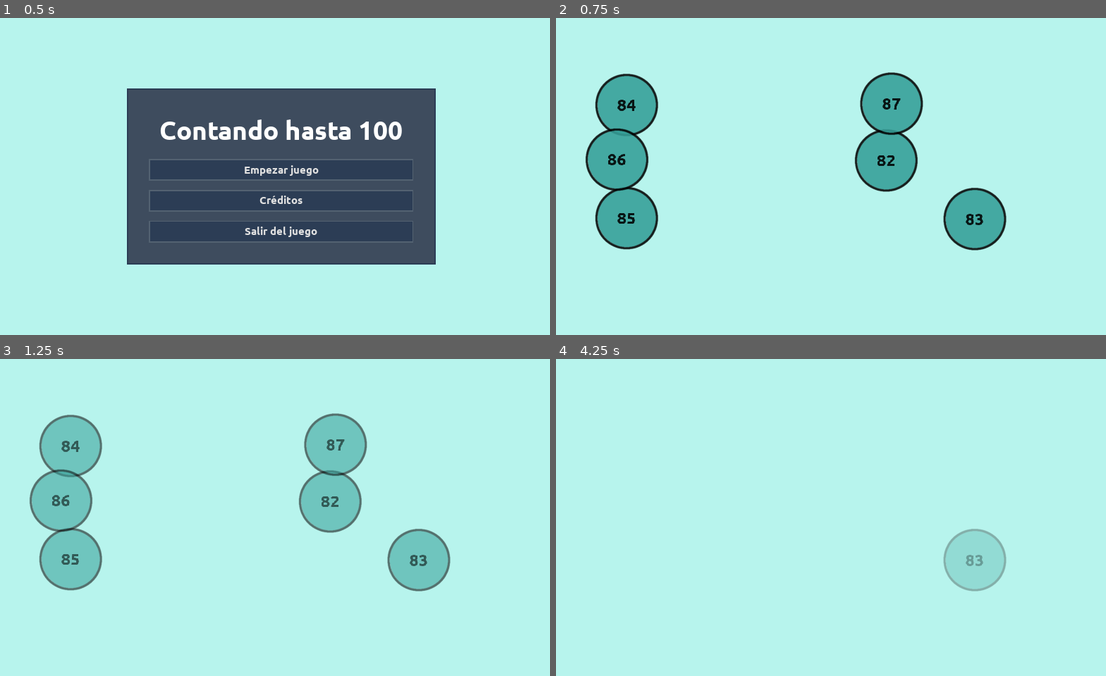
Above: before the commit, frames 1-4 (two rows, left to right).
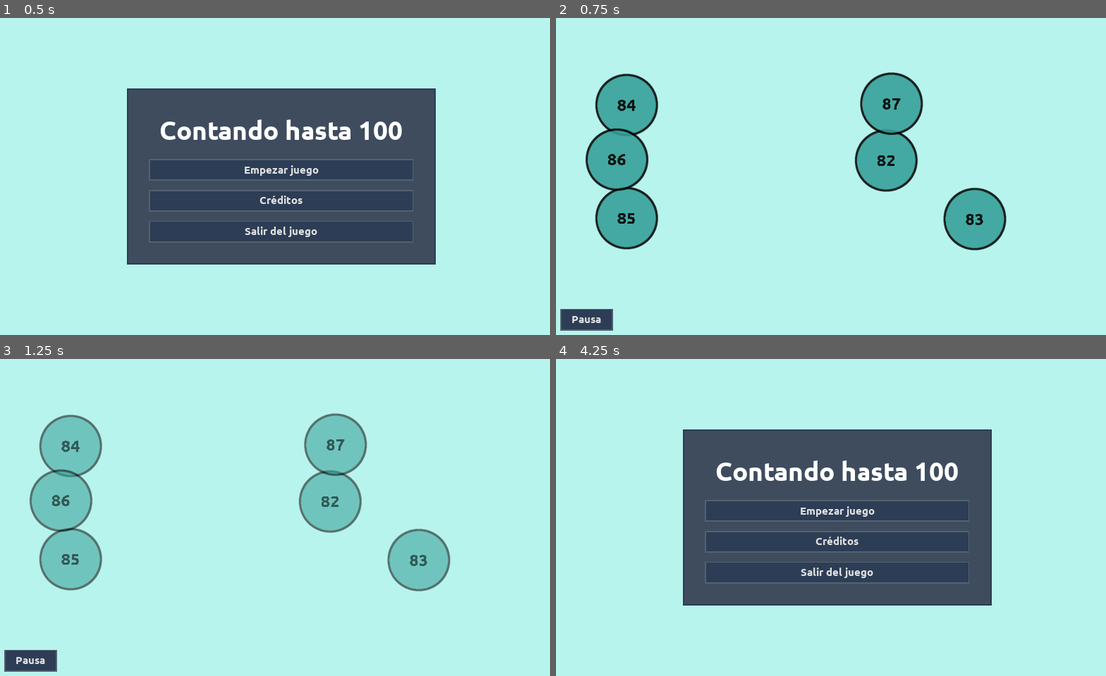
Above: after the commit, the same moments.

Repository: moisesjbc/contando-hasta-100
Game: Godot game, scene res://gui/main_menu/main_menu.tscn
Same seed, same stepped clock (60 frames per second), same inputs: the game is played once before the commit and once after it.
Inputs (mouse positions are in pixels of both pictures, inside the frame that each line leads up to):
- Up to frame 1 (0.5 s): no input
- Up to frame 2 (0.75 s): click "Empezar juego" at 0.5 s
- Up to frame 3 (1.25 s): no input
- Up to frame 4 (4.25 s): click (589, 660) at 1.25 s, where only the run after the commit has a clickable "Pausa"; click (836, 520) at 2 s, where only the run after the commit has a clickable "Volver al juego"; click (589, 660) at 2.75 s, where only the run after the commit has a clickable "Pausa"; click (836, 546) at 3.5 s, where only the run after the commit has a clickable "Menú principal"

Frame 1 is identical in both runs. In frame 2, 0.7% of the frame differs, in the area x 0-11%, y 91-99%; in frame 3, 0.7%; in frame 4, 32%, in the area x 23-82%, y 22-78%.

Commit message:
Add pause menu

Diff:
--- /dev/null
+++ b/godot-project/gameplay/gui/pause_menu.gd
@@ -0,0 +1,25 @@
+extends Control
+
+
+func set_paused(paused: bool):
+	get_tree().paused = paused
+	$center_container.visible = paused
+
+
+func _on_resume_game_button_pressed():
+	set_paused(false)
+
+
+func _on_return_to_main_menu_button_pressed():
+	set_paused(false)
+	get_tree().change_scene("res://gui/main_menu/main_menu.tscn")
+
+
+
+func _on_restart_button_pressed():
+	set_paused(true)
+
+
+func _input(event):
+	if not get_tree().paused and event is InputEventKey and event.scancode == KEY_ESCAPE:
+		set_paused(true)
--- /dev/null
+++ b/godot-project/gameplay/gui/pause_menu.tscn
@@ -0,0 +1,78 @@
+[gd_scene load_steps=6 format=2]
+
+[ext_resource path="res://gui/panel/panel.tscn" type="PackedScene" id=1]
+[ext_resource path="res://fonts/Ubuntu-B.ttf" type="DynamicFontData" id=2]
+[ext_resource path="res://gui/button/button.tscn" type="PackedScene" id=3]
+[ext_resource path="res://gameplay/gui/pause_menu.gd" type="Script" id=4]
+
+[sub_resource type="DynamicFont" id=1]
+size = 30
+font_data = ExtResource( 2 )
+
+[node name="pause_menu" type="Control"]
+pause_mode = 2
+anchor_right = 1.0
+anchor_bottom = 1.0
+script = ExtResource( 4 )
+
+[node name="center_container" type="CenterContainer" parent="."]
+visible = false
+anchor_right = 1.0
+anchor_bottom = 1.0
+
+[node name="panel" parent="center_container" instance=ExtResource( 1 )]
+margin_top = 260.0
+margin_bottom = 460.0
+rect_min_size = Vector2( 600, 200 )
+
+[node name="margin_container" type="MarginContainer" parent="center_container/panel"]
+anchor_right = 1.0
+anchor_bottom = 1.0
+custom_constants/margin_right = 10
+custom_constants/margin_top = 10
+custom_constants/margin_left = 10
+custom_constants/margin_bottom = 10
+
+[node name="vbox_container" type="VBoxContainer" parent="center_container/panel/margin_container"]
+margin_left = 10.0
+margin_top = 10.0
+margin_right = 590.0
+margin_bottom = 190.0
+custom_constants/separation = 10
+
+[node name="title" type="Label" parent="center_container/panel/margin_container/vbox_container"]
+margin_right = 580.0
+margin_bottom = 60.0
+size_flags_horizontal = 3
+size_flags_vertical = 3
+custom_fonts/font = SubResource( 1 )
+text = "PAUSA"
+align = 1
+valign = 1
+
+[node name="resume_game_button" parent="center_container/panel/margin_container/vbox_container" instance=ExtResource( 3 )]
+margin_top = 70.0
+margin_right = 580.0
+margin_bottom = 120.0
+text = "Volver al juego"
+
+[node name="return_to_main_menu_button" parent="center_container/panel/margin_container/vbox_container" instance=ExtResource( 3 )]
+margin_top = 130.0
+margin_right = 580.0
+margin_bottom = 180.0
+text = "Menú principal"
+
+[node name="pause_button" parent="." instance=ExtResource( 3 )]
+anchor_left = 1.0
+anchor_top = 1.0
+anchor_right = 1.0
+anchor_bottom = 1.0
+margin_left = -1269.0
+margin_top = -60.0
+margin_right = -1149.0
+margin_bottom = -10.0
+text = "Pausa"
+
+[connection signal="pressed" from="center_container/panel/margin_container/vbox_container/resume_game_button" to="." method="_on_resume_game_button_pressed"]
+[connection signal="pressed" from="center_container/panel/margin_container/vbox_container/return_to_main_menu_button" to="." method="_on_return_to_main_menu_button_pressed"]
+[connection signal="pressed" from="pause_button" to="." method="_on_restart_button_pressed"]
--- a/godot-project/gameplay/main/main.tscn
+++ b/godot-project/gameplay/main/main.tscn
@@ -8,6 +8,7 @@
 [ext_resource path="res://gameplay/gui/taunt_background/taunt_background.tscn" type="PackedScene" id=6]
 [ext_resource path="res://gameplay/notification/notification.tscn" type="PackedScene" id=7]
 [ext_resource path="res://gameplay/gui/trick_popup/trick_popup.tscn" type="PackedScene" id=8]
+[ext_resource path="res://gameplay/gui/pause_menu.tscn" type="PackedScene" id=9]
 
 [node name="main" type="Node2D"]
 script = ExtResource( 3 )
@@ -27,6 +28,8 @@
 [node name="popup" parent="GUI" instance=ExtResource( 8 )]
 visible = false
 
+[node name="pause_menu" parent="GUI" instance=ExtResource( 9 )]
+
 [node name="levels_config" parent="." instance=ExtResource( 5 )]
 
 [node name="notification" parent="." instance=ExtResource( 7 )]
Not shown: 1 places in godot-project/gameplay/main/main.tscn that only renumber resources
